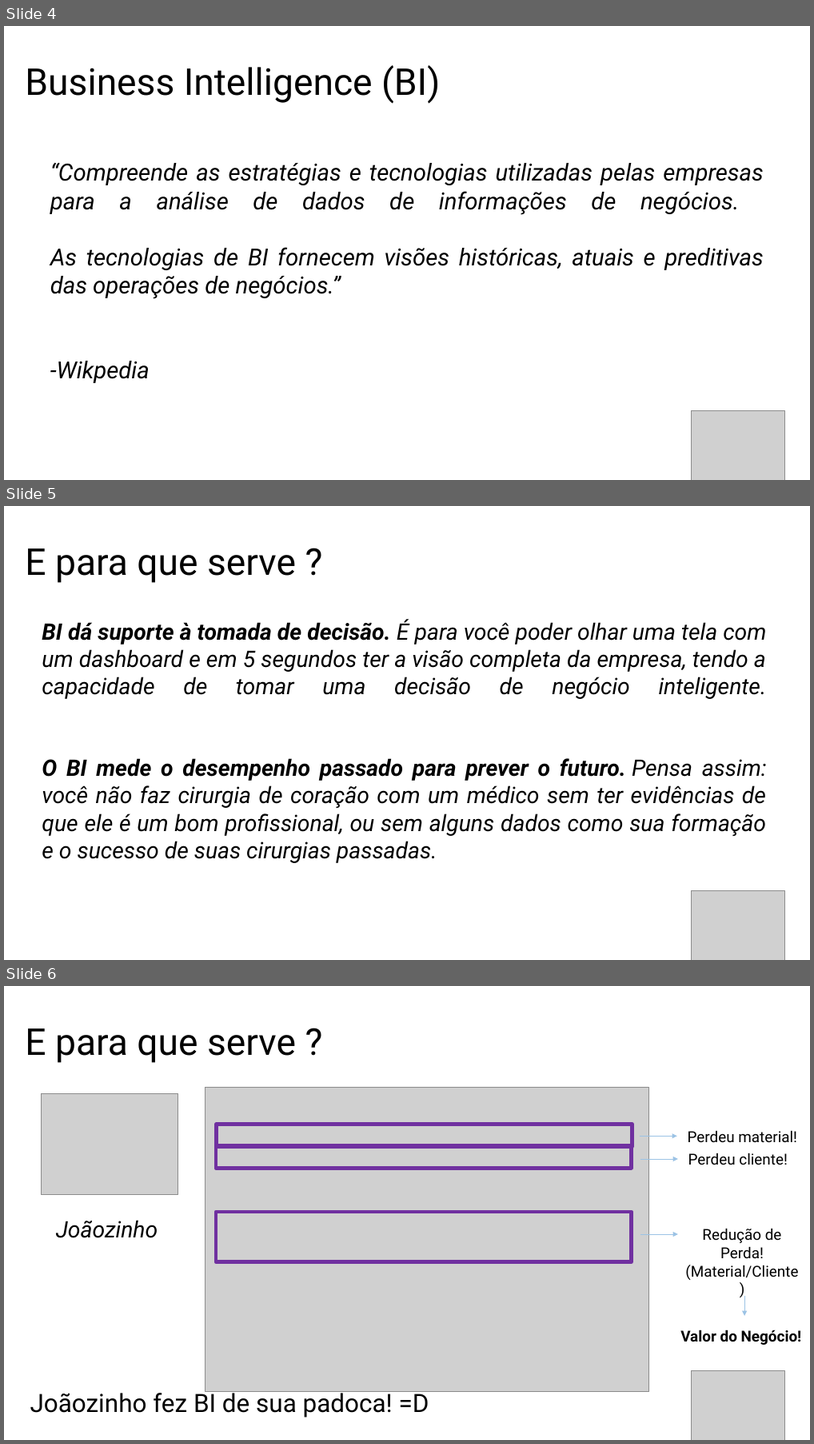
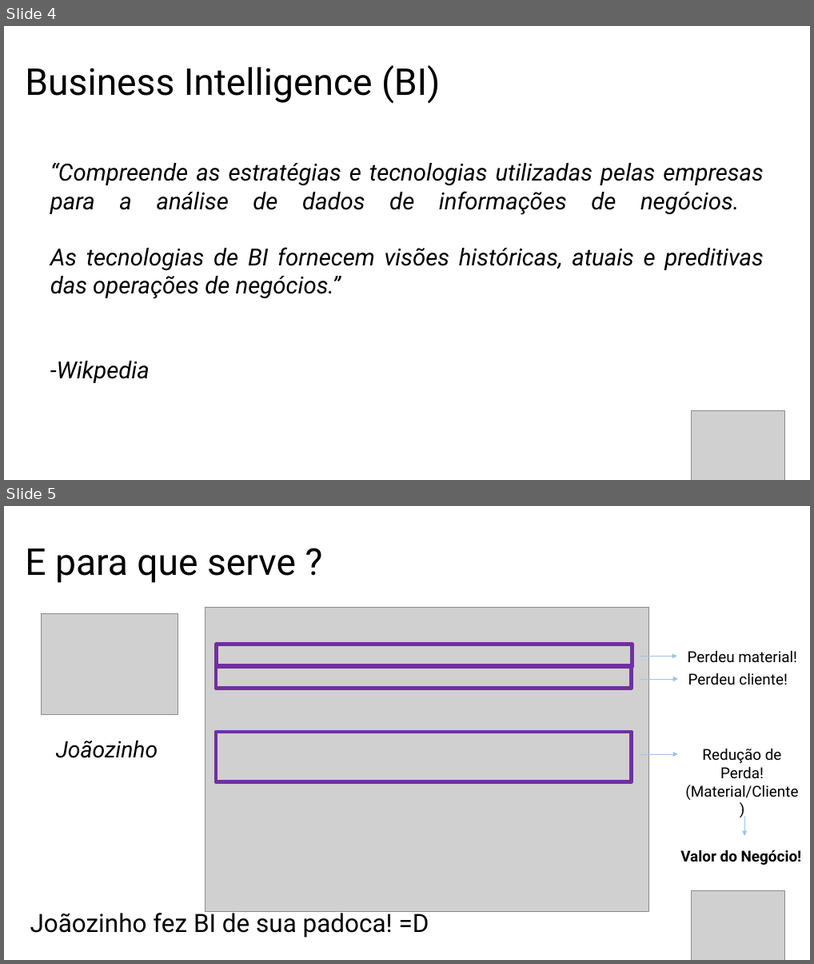
Before and after one commit to orlandogomes/madrugada-pbi, a slide deck: Apresentação/MadrugadaNerdzao_Trilha PBI.pptx. Shown one above the other, each under a label of ours: slides 4, 5 and 6 before the commit, slides 4 and 5 after it. The pictures are 814x1444 and 814x964 pixels, drawn with LibreOffice and Linux fonts; fonts in the diff are those of the drawing; grey boxes stand for pictures. Boxes give left, top, right and bottom in pixels: in the first picture for what was removed or moved away, otherwise in the second. Text is boxed around its words. In the diff, an @@ line names an element or a change of style, - is before the commit and + after.

Commit message:
mudanca slide conceito BI

```diff
--- a/Apresentação/MadrugadaNerdzao_Trilha PBI.pptx
+++ b/Apresentação/MadrugadaNerdzao_Trilha PBI.pptx
@@ slide 5 removed at (x1=4, y1=506, x2=810, y2=960), background #FFFFFF @@
@@ title removed at (x1=25, y1=548, x2=296, y2=583) @@
-E para que serve ?
@@ text removed at (x1=42, y1=619, x2=767, y2=863) @@
-BI dá suporte à tomada de decisão. É para você poder olhar uma tela com um dashboard e em 5 segundos ter a visão completa da empresa, tendo a capacidade de tomar uma decisão de negócio inteligente.
-O BI mede o desempenho passado para prever o futuro. Pensa assim: você não faz cirurgia de coração com um médico sem ter evidências de que ele é um bom profissional, ou sem alguns dados como sua formação e o sucesso de suas cirurgias passadas.
@@ picture removed at (x1=691, y1=891, x2=785, y2=960) @@
@@ what was slide 6 is now slide 5 @@
```
Also in this commit, not shown: 1 other file.
